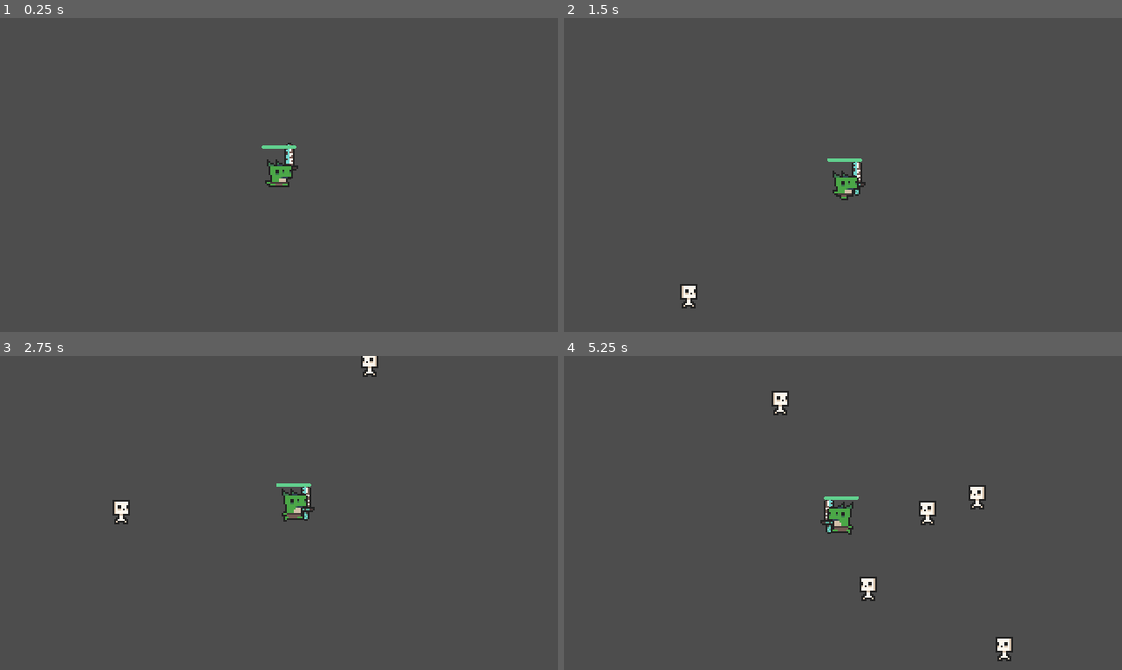
Above: before the commit, frames 1-4 (two rows, left to right).
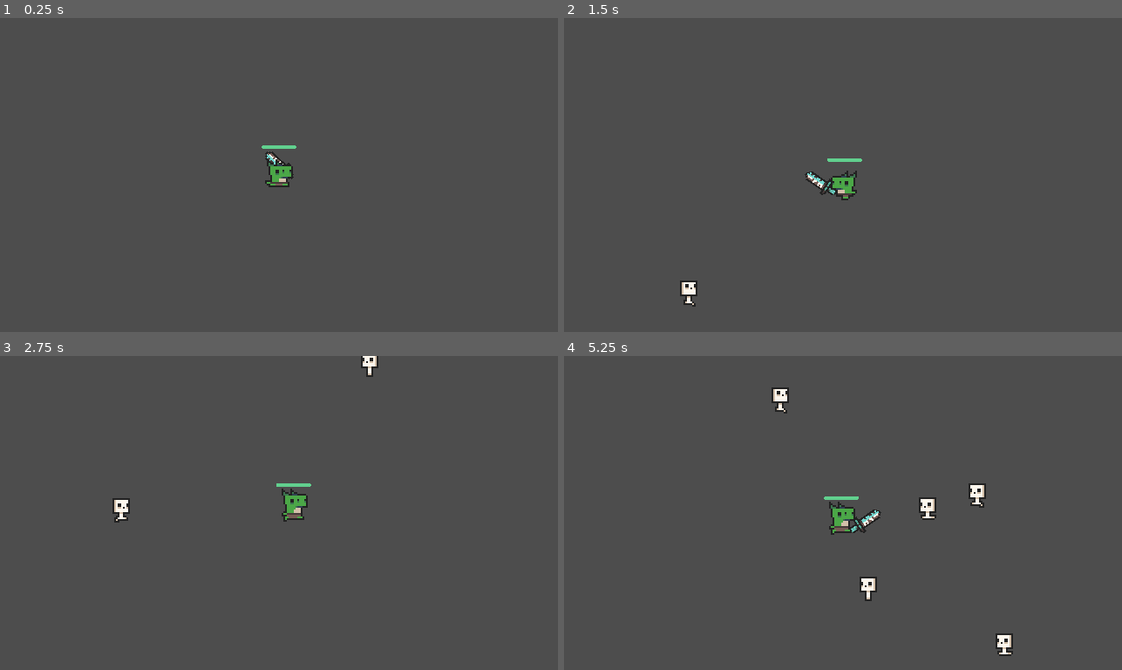
Above: after the commit, the same moments.

Repository: CyrusVillaruz/Turtinia-Endless
Game: Godot game, scene res://game/scenes/levels/level.tscn
Two runs of this game, one before a commit and one after it. Both use one fixed random seed, a clock stepped at 60 frames per second and the inputs below.
Inputs (mouse positions are in pixels of both pictures, inside the frame that each line leads up to):
- Up to frame 1 (0.25 s): no input
- Up to frame 2 (1.5 s): move the mouse to (965, 159) at 0.52 s; hold D (right) 0.53-1.28 s; click (965, 159) at 0.6 s; move the mouse to (731, 190) at 1.27 s; hold S (down) from 1.28 s (still down); click (731, 190) at 1.35 s
- Up to frame 3 (2.75 s): move the mouse to (334, 443) at 2.02 s; release S (down) at 2.03 s; hold D (right) from 2.03 s (still down); click (334, 443) at 2.1 s
- Up to frame 4 (5.25 s): move the mouse to (815, 575) at 2.77 s; release D (right) at 2.78 s; hold W (up) 2.78-3.53 s; click (815, 575) at 2.85 s; move the mouse to (1010, 560) at 3.52 s; hold A (left) 3.53-5.03 s; click (1010, 560) at 3.6 s; move the mouse to (675, 465) at 4.27 s; click (675, 465) at 4.35 s; move the mouse to (870, 513) at 5.02 s; hold S (down) from 5.03 s (still down); click (870, 513) at 5.1 s

The runs differ from the first frame. In frame 1, 0.2% of the frame differs, in the area x 47-54%, y 39-52%; in frame 2, 0.7%; in frame 3, 0.3%; in frame 4, 1.2%, in the area x 37-81%, y 10-98%.

Commit message:
Implements mouse aiming

Diff:
--- a/game/scenes/enemy/skeleton.tscn
+++ b/game/scenes/enemy/skeleton.tscn
@@ -1,28 +1,28 @@
 [gd_scene load_steps=8 format=3 uid="uid://ck18lkw60hxr5"]
 
 [ext_resource type="Script" path="res://game/scripts/enemy/melee_enemy.gd" id="1_av8rc"]
-[ext_resource type="Texture2D" uid="uid://cbeeod0l6jtu6" path="res://game/assets/0x72_DungeonTilesetII_v1.7/frames/skelet_idle_anim_f0.png" id="1_r6p4j"]
-[ext_resource type="Texture2D" uid="uid://qruqcw7sjnie" path="res://game/assets/0x72_DungeonTilesetII_v1.7/frames/skelet_idle_anim_f1.png" id="2_mq0d0"]
-[ext_resource type="Texture2D" uid="uid://cu76hyk26oq0c" path="res://game/assets/0x72_DungeonTilesetII_v1.7/frames/skelet_idle_anim_f2.png" id="3_2738f"]
-[ext_resource type="Texture2D" uid="uid://cbuhshs8fnbpq" path="res://game/assets/0x72_DungeonTilesetII_v1.7/frames/skelet_idle_anim_f3.png" id="4_r3p1v"]
+[ext_resource type="Texture2D" uid="uid://ccni8yy7xxsdy" path="res://game/assets/0x72_DungeonTilesetII_v1.7/frames/skelet_run_anim_f0.png" id="2_jq67g"]
+[ext_resource type="Texture2D" uid="uid://db4n0l3h2l751" path="res://game/assets/0x72_DungeonTilesetII_v1.7/frames/skelet_run_anim_f1.png" id="3_2ea2d"]
+[ext_resource type="Texture2D" uid="uid://drtrqduglhuqs" path="res://game/assets/0x72_DungeonTilesetII_v1.7/frames/skelet_run_anim_f2.png" id="4_mdafe"]
+[ext_resource type="Texture2D" uid="uid://dpqqdb2k35ylr" path="res://game/assets/0x72_DungeonTilesetII_v1.7/frames/skelet_run_anim_f3.png" id="5_14sfr"]
 
 [sub_resource type="SpriteFrames" id="SpriteFrames_pjcci"]
 animations = [{
 "frames": [{
 "duration": 1.0,
-"texture": ExtResource("1_r6p4j")
+"texture": ExtResource("2_jq67g")
 }, {
 "duration": 1.0,
-"texture": ExtResource("2_mq0d0")
+"texture": ExtResource("3_2ea2d")
 }, {
 "duration": 1.0,
-"texture": ExtResource("3_2738f")
+"texture": ExtResource("4_mdafe")
 }, {
 "duration": 1.0,
-"texture": ExtResource("4_r3p1v")
+"texture": ExtResource("5_14sfr")
 }],
 "loop": true,
-"name": &"idle",
+"name": &"run",
 "speed": 5.0
 }]
 
@@ -37,7 +37,7 @@
 
 [node name="AnimatedSprite2D" type="AnimatedSprite2D" parent="."]
 sprite_frames = SubResource("SpriteFrames_pjcci")
-animation = &"idle"
+animation = &"run"
 
 [node name="CollisionShape2D" type="CollisionShape2D" parent="."]
 position = Vector2(0, 1.5)
--- a/game/scenes/player/sword.tscn
+++ b/game/scenes/player/sword.tscn
@@ -3,19 +3,48 @@
 [ext_resource type="Texture2D" uid="uid://dnawd4tmjo7jp" path="res://game/assets/0x72_DungeonTilesetII_v1.7/frames/weapon_rusty_sword.png" id="1_i1ss1"]
 [ext_resource type="Script" path="res://game/scripts/player/sword.gd" id="1_xa1k0"]
 
+[sub_resource type="RectangleShape2D" id="RectangleShape2D_j4guk"]
+size = Vector2(4.70934, 11.7148)
+
 [sub_resource type="Animation" id="Animation_s77mn"]
 resource_name = "swing"
+length = 0.2
+step = 0.05
 tracks/0/type = "value"
 tracks/0/imported = false
 tracks/0/enabled = true
-tracks/0/path = NodePath("Sprite2D:texture")
+tracks/0/path = NodePath("Sprite2D:rotation")
 tracks/0/interp = 1
 tracks/0/loop_wrap = true
 tracks/0/keys = {
-"times": PackedFloat32Array(0),
-"transitions": PackedFloat32Array(1),
+"times": PackedFloat32Array(0, 0.2),
+"transitions": PackedFloat32Array(1, 1),
+"update": 0,
+"values": [-0.806342, 2.24973]
+}
+tracks/1/type = "value"
+tracks/1/imported = false
+tracks/1/enabled = true
+tracks/1/path = NodePath("Sprite2D:visible")
+tracks/1/interp = 1
+tracks/1/loop_wrap = true
+tracks/1/keys = {
+"times": PackedFloat32Array(0, 0.2),
+"transitions": PackedFloat32Array(1, 1),
 "update": 1,
-"values": [ExtResource("1_i1ss1")]
+"values": [true, false]
+}
+tracks/2/type = "value"
+tracks/2/imported = false
+tracks/2/enabled = true
+tracks/2/path = NodePath("Sprite2D/Area2D/CollisionShape2D:disabled")
+tracks/2/interp = 1
+tracks/2/loop_wrap = true
+tracks/2/keys = {
+"times": PackedFloat32Array(0, 0.2),
+"transitions": PackedFloat32Array(1, 1),
+"update": 1,
+"values": [false, true]
 }
 
 [sub_resource type="Animation" id="Animation_bi2u3"]
@@ -23,14 +52,38 @@
 tracks/0/type = "value"
 tracks/0/imported = false
 tracks/0/enabled = true
-tracks/0/path = NodePath("Sprite2D:texture")
+tracks/0/path = NodePath("Sprite2D:rotation")
 tracks/0/interp = 1
 tracks/0/loop_wrap = true
 tracks/0/keys = {
 "times": PackedFloat32Array(0),
 "transitions": PackedFloat32Array(1),
+"update": 0,
+"values": [-0.806342]
+}
+tracks/1/type = "value"
+tracks/1/imported = false
+tracks/1/enabled = true
+tracks/1/path = NodePath("Sprite2D:visible")
+tracks/1/interp = 1
+tracks/1/loop_wrap = true
+tracks/1/keys = {
+"times": PackedFloat32Array(0),
+"transitions": PackedFloat32Array(1),
 "update": 1,
-"values": [ExtResource("1_i1ss1")]
+"values": [true]
+}
+tracks/2/type = "value"
+tracks/2/imported = false
+tracks/2/enabled = true
+tracks/2/path = NodePath("Sprite2D/Area2D/CollisionShape2D:disabled")
+tracks/2/interp = 1
+tracks/2/loop_wrap = true
+tracks/2/keys = {
+"times": PackedFloat32Array(0),
+"transitions": PackedFloat32Array(1),
+"update": 1,
+"values": [false]
 }
 
 [sub_resource type="AnimationLibrary" id="AnimationLibrary_hjk73"]
@@ -39,28 +92,27 @@
 "swing": SubResource("Animation_s77mn")
 }
 
-[sub_resource type="RectangleShape2D" id="RectangleShape2D_j4guk"]
-size = Vector2(4, 12)
-
 [node name="Sword" type="Node2D"]
 script = ExtResource("1_xa1k0")
 
 [node name="Sprite2D" type="Sprite2D" parent="."]
 z_index = -1
-position = Vector2(0, -8)
+rotation = -0.806342
 texture = ExtResource("1_i1ss1")
+offset = Vector2(0, -8)
+
+[node name="Area2D" type="Area2D" parent="Sprite2D"]
+position = Vector2(0, 8)
+collision_layer = 0
+collision_mask = 2
+
+[node name="CollisionShape2D" type="CollisionShape2D" parent="Sprite2D/Area2D"]
+position = Vector2(-0.117733, -19.1687)
+shape = SubResource("RectangleShape2D_j4guk")
 
 [node name="AnimationPlayer" type="AnimationPlayer" parent="."]
 libraries = {
 "": SubResource("AnimationLibrary_hjk73")
 }
 
-[node name="Area2D" type="Area2D" parent="."]
-collision_layer = 0
-collision_mask = 2
-
-[node name="CollisionShape2D" type="CollisionShape2D" parent="Area2D"]
-position = Vector2(0, -11)
-shape = SubResource("RectangleShape2D_j4guk")
-
-[connection signal="body_entered" from="Area2D" to="." method="_on_area_2d_body_entered"]
+[connection signal="body_entered" from="Sprite2D/Area2D" to="." method="_on_area_2d_body_entered"]
--- a/game/scripts/enemy/melee_enemy.gd
+++ b/game/scripts/enemy/melee_enemy.gd
@@ -8,13 +8,21 @@
 @onready var player = get_node("/root/Level/Player")
 @onready var animated_sprite_2d = $AnimatedSprite2D
 
+func _ready():
+	enemy_damaged.connect(take_damage)
+
 func _physics_process(delta):
 	var direction = global_position.direction_to(player.global_position)
-	animated_sprite_2d.flip_h = direction.x < 0
 	velocity = direction * speed
+	update_animation(direction)
 	move_and_slide()
 
-func take_damage():
-	health -= 1
+func take_damage(amount):
+	health -= amount
+	velocity = Vector2.ZERO
 	if health <= 0:
 		queue_free()
+
+func update_animation(direction):
+	animated_sprite_2d.play("run")
+	animated_sprite_2d.flip_h = direction.x < 0
--- a/game/scripts/player/player.gd
+++ b/game/scripts/player/player.gd
@@ -17,7 +17,7 @@
 func _physics_process(delta):
 	var direction = Input.get_vector("left", "right", "up", "down")
 	velocity = direction * speed
-	update_sprite()
+	update_animations()
 	move_and_slide()
 
 	var collided_enemies = %Hurtbox.get_overlapping_bodies()
@@ -28,13 +28,16 @@
 		if health <= 0:
 			player_dead.emit()
 
-func update_sprite():
+func update_animations():
 	if velocity.length() > 0:
 		anim_player.play("run")
 	else:
 		anim_player.play("idle")
 
 	if velocity.x != 0:
-		$AnimatedSprite2D.flip_h = velocity.x < 0
+		$AnimatedSprite2D.flip_h = get_global_mouse_position().x < global_position.x
 		sword.position = Vector2(-7, 2) if animated_sprite_2d.flip_h else Vector2(7, 2)
 		sword.scale = Vector2(-1, 1) if animated_sprite_2d.flip_h else Vector2(1, 1)
+
+	if Input.is_action_just_pressed("attack"):
+		sword.swing_sword()
--- a/game/scripts/player/sword.gd
+++ b/game/scripts/player/sword.gd
@@ -7,4 +7,4 @@
 	animation_player.play("swing")
 
 func _on_area_2d_body_entered(body):
-	pass # Replace with function body.
+	body.enemy_damaged.emit(damage)
